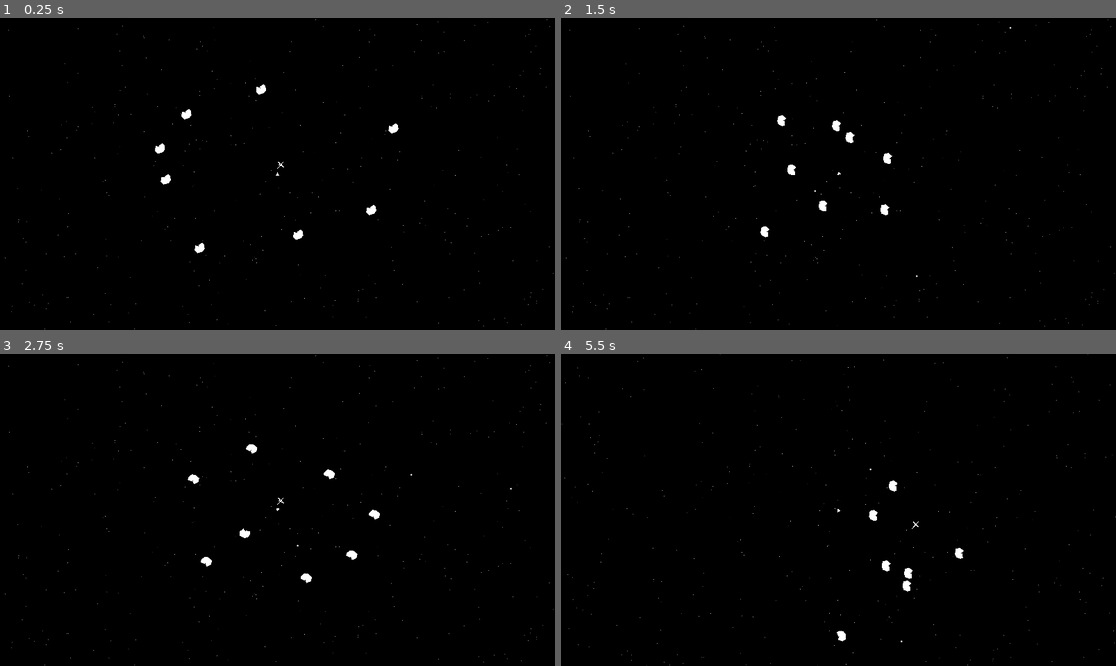
Above: before the commit, frames 1-4 (two rows, left to right).
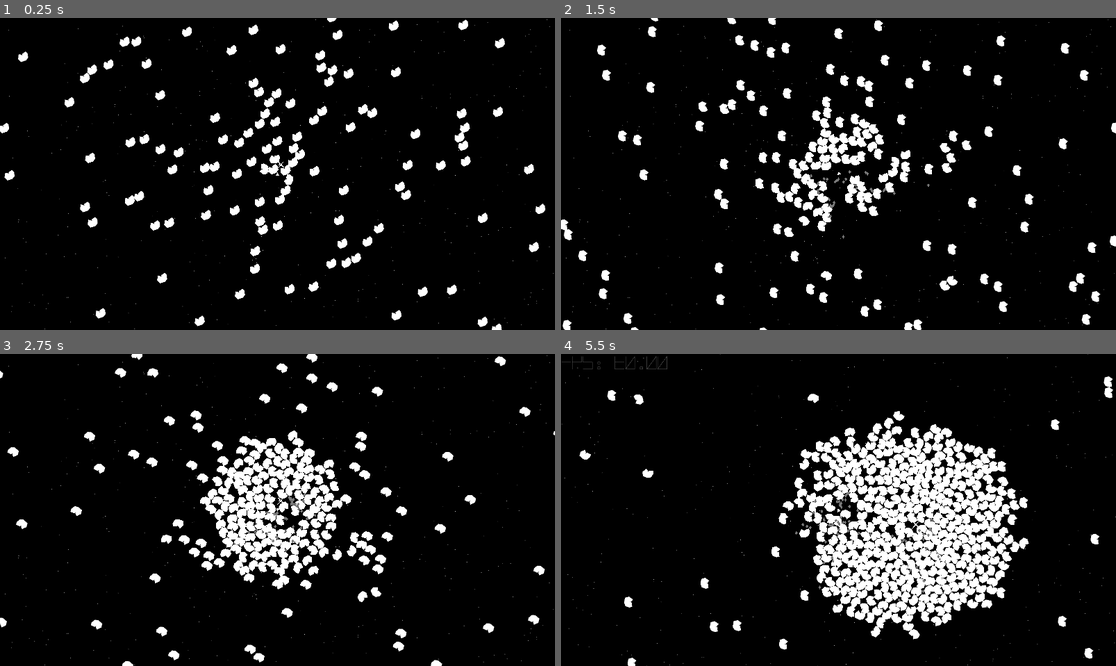
Above: after the commit, the same moments.

Repository: IQpierce/owl
Game: Godot game, scene res://scenes/big_wrapping_area.tscn
Same seed, same stepped clock (60 frames per second), same inputs: the game is played once before the commit and once after it.
Inputs:
- Up to frame 1 (0.25 s): no input
- Up to frame 2 (1.5 s): hold Right (turn_right) 0.53-1.28 s; hold Space (shoot) 0.53-1.28 s; hold Left (turn_left) from 1.28 s (still down); tap Space (shoot) at 1.35 s
- Up to frame 3 (2.75 s): release Left (turn_left) at 2.03 s; hold Right (turn_right) from 2.03 s (still down); hold Space (shoot) from 2.03 s (still down)
- Up to frame 4 (5.5 s): release Right (turn_right) at 2.78 s; release Space (shoot) at 2.78 s; hold Up (thrust) 2.78-3.53 s; tap Space (shoot) at 2.85, 4.35 s; hold Space (shoot) 3.53-4.28 s; hold Left (turn_left) from 3.53 s (still down); tap F1 (debug_toggle_fps_display, bound only after the commit) at 4.15 s; hold Space (shoot) from 5.03 s (still down)

The runs differ from the first frame. In frame 1, 5.1% of the frame differs, in the area x 0-99%, y 0-100%; in frame 2, 6.8%; in frame 3, 9.1%; in frame 4, 17%, in the area x 0-100%, y 0-100%.

Commit message:
fps counter, various other iterations from 1/9 and 1/10 streams 🦉

Diff:
--- a/packedscenes/asteroid.tscn
+++ b/packedscenes/asteroid.tscn
@@ -7,7 +7,7 @@
 [node name="Asteroid" type="RigidBody2D"]
 collision_layer = 2
 collision_mask = 3
-mass = 0.5
+mass = 4.0
 physics_material_override = ExtResource("1_ner6d")
 inertia = 8064.72
 freeze_mode = 1
--- a/packedscenes/bullet.tscn
+++ b/packedscenes/bullet.tscn
@@ -25,6 +25,7 @@
 shape = SubResource("CircleShape2D_kybcg")
 
 [node name="Sprite2D" type="Sprite2D" parent="."]
+position = Vector2(1, 0)
 scale = Vector2(0.03, 0.03)
 texture = ExtResource("1_edr17")
 
--- /dev/null
+++ b/packedscenes/hud.tscn
@@ -0,0 +1,22 @@
+[gd_scene load_steps=4 format=3 uid="uid://cv5asni7oqeby"]
+
+[ext_resource type="Script" path="res://scripts/HUD.gd" id="1_ohgch"]
+[ext_resource type="FontFile" uid="uid://bfc5s6j3cdokw" path="res://fonts/Vectorb.ttf" id="2_ebi6m"]
+
+[sub_resource type="LabelSettings" id="LabelSettings_pl6hg"]
+font = ExtResource("2_ebi6m")
+font_size = 48
+font_color = Color(0.588235, 0.588235, 0.588235, 1)
+outline_size = 2
+outline_color = Color(0, 0, 0, 1)
+
+[node name="HUD" type="CanvasLayer" node_paths=PackedStringArray("debug_fps_label")]
+script = ExtResource("1_ohgch")
+debug_fps_label = NodePath("FPS")
+
+[node name="FPS" type="Label" parent="."]
+visible = false
+offset_right = 40.0
+offset_bottom = 23.0
+text = "FPS: 88"
+label_settings = SubResource("LabelSettings_pl6hg")
--- a/packedscenes/player.tscn
+++ b/packedscenes/player.tscn
@@ -7,8 +7,8 @@
 
 [node name="Player" instance=ExtResource("1_5vrjf")]
 script = ExtResource("2_7yjal")
-thrust_speed = 750
-turn_speed = 30
+thrust_speed = 750.0
+turn_speed = 30.0
 
 [node name="ThrustTriangle" type="Polygon2D" parent="." index="0"]
 visible = false
@@ -22,7 +22,7 @@
 script = ExtResource("3_r8khv")
 shot_proto = ExtResource("3_0fbu5")
 shot_force = 1200.0
-cooldown_duration_secs = 0.275
+cooldown_duration_secs = 0.028
 inherit_velocity = NodePath("..")
 shot_parent = NodePath("..")
 
--- a/packedscenes/tiny_sun.tscn
+++ b/packedscenes/tiny_sun.tscn
@@ -5,7 +5,7 @@
 [sub_resource type="CircleShape2D" id="CircleShape2D_e5cdc"]
 
 [sub_resource type="RectangleShape2D" id="RectangleShape2D_3d2bo"]
-size = Vector2(1927, 1087)
+size = Vector2(963.5, 543.5)
 
 [node name="TinySun" type="StaticBody2D"]
 
--- a/physics_materials/rock.tres
+++ b/physics_materials/rock.tres
@@ -1,7 +1,7 @@
 [gd_resource type="PhysicsMaterial" format=3 uid="uid://d5h87yh5ctsf"]
 
 [resource]
-friction = 0.8
+friction = 5.0
 rough = true
 bounce = 0.1
 absorbent = true
--- a/project.godot
+++ b/project.godot
@@ -51,6 +51,11 @@
 "events": [Object(InputEventKey,"resource_local_to_scene":false,"resource_name":"","device":0,"window_id":0,"alt_pressed":false,"shift_pressed":false,"ctrl_pressed":false,"meta_pressed":false,"pressed":false,"keycode":0,"physical_keycode":32,"key_label":0,"unicode":0,"echo":false,"script":null)
 ]
 }
+debug_toggle_fps_display={
+"deadzone": 0.5,
+"events": [Object(InputEventKey,"resource_local_to_scene":false,"resource_name":"","device":0,"window_id":0,"alt_pressed":false,"shift_pressed":false,"ctrl_pressed":false,"meta_pressed":false,"pressed":false,"keycode":0,"physical_keycode":4194332,"key_label":0,"unicode":0,"echo":false,"script":null)
+]
+}
 
 [input_devices]
 
@@ -75,3 +80,4 @@
 renderer/rendering_method.mobile="gl_compatibility"
 environment/defaults/default_clear_color=Color(0, 0, 0, 1)
 viewport/hdr_2d=true
+anti_aliasing/quality/screen_space_aa=1
--- a/scenes/big_wrapping_area.tscn
+++ b/scenes/big_wrapping_area.tscn
@@ -7,12 +7,16 @@
 [ext_resource type="PackedScene" uid="uid://bptwcbjukx17w" path="res://packedscenes/tiny_sun.tscn" id="5_0c86p"]
 [ext_resource type="PackedScene" uid="uid://d4m1t88007x4m" path="res://packedscenes/star.tscn" id="6_86odn"]
 [ext_resource type="Script" path="res://scripts/util/SpawnRandomField.gd" id="6_q82vl"]
+[ext_resource type="PackedScene" uid="uid://cv5asni7oqeby" path="res://packedscenes/hud.tscn" id="8_k1cvn"]
 
 [sub_resource type="WorldBoundaryShape2D" id="WorldBoundaryShape2D_ed0ja"]
 custom_solver_bias = 0.1
 
 [sub_resource type="RectangleShape2D" id="RectangleShape2D_8n8cw"]
 size = Vector2(23040, 12960)
+
+[sub_resource type="CircleShape2D" id="CircleShape2D_xkjbt"]
+radius = 6400.0
 
 [node name="BigWrappingArea" type="Node2D"]
 script = ExtResource("1_w7ll5")
@@ -75,56 +79,37 @@
 position = Vector2(9600, 5400)
 
 [node name="Camera2D" type="Camera2D" parent="Player"]
-
-[node name="Asteroids" type="Node2D" parent="."]
-position = Vector2(8638, 4776)
-
-[node name="Asteroid" parent="Asteroids" instance=ExtResource("4_fnpcl")]
-position = Vector2(857, 327)
-linear_velocity = Vector2(210, 0)
-
-[node name="Asteroid2" parent="Asteroids" instance=ExtResource("4_fnpcl")]
-position = Vector2(609, 433)
-linear_velocity = Vector2(150, -75)
-
-[node name="Asteroid3" parent="Asteroids" instance=ExtResource("4_fnpcl")]
-position = Vector2(517, 571)
-linear_velocity = Vector2(150, -150)
-
-[node name="Asteroid4" parent="Asteroids" instance=ExtResource("4_fnpcl")]
-position = Vector2(583, 691)
-linear_velocity = Vector2(-50, -200)
-
-[node name="Asteroid5" parent="Asteroids" instance=ExtResource("4_fnpcl")]
-position = Vector2(725, 863)
-linear_velocity = Vector2(-150, 100)
-
-[node name="Asteroid6" parent="Asteroids" instance=ExtResource("4_fnpcl")]
-position = Vector2(1087, 841)
-linear_velocity = Vector2(-210, 0)
-
-[node name="Asteroid7" parent="Asteroids" instance=ExtResource("4_fnpcl")]
-position = Vector2(1329, 729)
-linear_velocity = Vector2(-150, 100)
-
-[node name="Asteroid8" parent="Asteroids" instance=ExtResource("4_fnpcl")]
-position = Vector2(1371, 419)
-linear_velocity = Vector2(0, 200)
+process_callback = 0
 
 [node name="TinySun" parent="." instance=ExtResource("5_0c86p")]
 position = Vector2(1, 1)
 
-[node name="Area2D" type="Area2D" parent="."]
+[node name="StarfieldBG" type="Area2D" parent="."]
+z_index = -100
 position = Vector2(9600, 5400)
 collision_layer = 0
 collision_mask = 0
 
-[node name="SpawnRandomStarField" type="CollisionShape2D" parent="Area2D"]
+[node name="SpawnRandomStarField" type="CollisionShape2D" parent="StarfieldBG"]
 shape = SubResource("RectangleShape2D_8n8cw")
 script = ExtResource("6_q82vl")
 num_to_spawn = 50000
 proto = ExtResource("6_86odn")
 
+[node name="AsteroidField" type="Area2D" parent="."]
+position = Vector2(9600, 5400)
+disable_mode = 1
+collision_layer = 0
+collision_mask = 0
+
+[node name="SpawnRandomAsteroidBelt" type="CollisionShape2D" parent="AsteroidField"]
+shape = SubResource("CircleShape2D_xkjbt")
+script = ExtResource("6_q82vl")
+num_to_spawn = 512
+proto = ExtResource("4_fnpcl")
+
+[node name="HUD" parent="." instance=ExtResource("8_k1cvn")]
+
 [connection signal="body_entered" from="WrappingWalls/BottomWrappingWall" to="WrappingWalls/BottomWrappingWall" method="on_body_entered"]
 [connection signal="body_entered" from="WrappingWalls/TopWrappingWall" to="WrappingWalls/TopWrappingWall" method="on_body_entered"]
 [connection signal="body_entered" from="WrappingWalls/RightWrappingWall" to="WrappingWalls/RightWrappingWall" method="on_body_entered"]
--- a/scenes/wrapping_screen_test.tscn
+++ b/scenes/wrapping_screen_test.tscn
@@ -1,9 +1,10 @@
-[gd_scene load_steps=6 format=3 uid="uid://ct07g6ir65aye"]
+[gd_scene load_steps=7 format=3 uid="uid://ct07g6ir65aye"]
 
 [ext_resource type="Script" path="res://scripts/WrappingWall.gd" id="1_6cr6p"]
 [ext_resource type="Script" path="res://scripts/OwlGame.gd" id="1_x2cv8"]
 [ext_resource type="PackedScene" uid="uid://jymuym62nmct" path="res://packedscenes/player.tscn" id="3_002p2"]
 [ext_resource type="PackedScene" uid="uid://cgjbstotnfcvd" path="res://packedscenes/asteroid.tscn" id="3_gacsu"]
+[ext_resource type="PackedScene" uid="uid://cv5asni7oqeby" path="res://packedscenes/hud.tscn" id="5_m00qi"]
 
 [sub_resource type="WorldBoundaryShape2D" id="WorldBoundaryShape2D_vbcit"]
 custom_solver_bias = 0.1
@@ -102,6 +103,8 @@
 [node name="Player" parent="." instance=ExtResource("3_002p2")]
 position = Vector2(977, 547)
 
+[node name="HUD" parent="." instance=ExtResource("5_m00qi")]
+
 [connection signal="body_entered" from="WrappingWalls/BottomWrappingWall" to="WrappingWalls/BottomWrappingWall" method="on_body_entered"]
 [connection signal="body_entered" from="WrappingWalls/TopWrappingWall" to="WrappingWalls/TopWrappingWall" method="on_body_entered"]
 [connection signal="body_entered" from="WrappingWalls/RightWrappingWall" to="WrappingWalls/RightWrappingWall" method="on_body_entered"]
--- /dev/null
+++ b/scripts/HUD.gd
@@ -0,0 +1,17 @@
+extends CanvasLayer
+
+@export var debug_fps_label:Label
+
+func _ready():
+	pass # Replace with function body.
+
+
+func _process(delta):
+
+	# TODO - This part is debug/cheat functionality...
+	# ...should compile out of "real" builds!
+	if Input.is_action_just_pressed("debug_toggle_fps_display"):
+		debug_fps_label.visible = !debug_fps_label.visible
+
+	if debug_fps_label.visible:
+		debug_fps_label.text = "FPS: %.02f" % (Engine.get_frames_per_second())
--- a/scripts/OwlGame.gd
+++ b/scripts/OwlGame.gd
@@ -4,6 +4,7 @@
 
 func _ready():
 	Input.set_mouse_mode(Input.MOUSE_MODE_HIDDEN)
+	Engine.max_fps = 60
 
 func reset_score():
 	current_score = 0
--- a/scripts/Player.gd
+++ b/scripts/Player.gd
@@ -2,8 +2,8 @@
 
 class_name Player
 
-@export var thrust_speed := 10
-@export var turn_speed := 10
+@export var thrust_speed:float
+@export var turn_speed:float
 
 var thrusting:bool
 
--- a/scripts/Thing.gd
+++ b/scripts/Thing.gd
@@ -51,8 +51,16 @@
 		die()
 
 func emit(packed_scene:PackedScene, global_position:Vector2):
+
+	var emit_owner:Node = owner
+
+	if (owner == null):
+		emit_owner = get_tree().current_scene
+
+	assert(emit_owner != null)
+
 	var emitted_instance:CollisionObject2D = packed_scene.instantiate()
-	owner.add_child(emitted_instance)
+	emit_owner.add_child(emitted_instance)
 
 	var emission_angle_degrees:float = randf_range(-emission_angle_range*0.5, emission_angle_range*0.5)
 	var emission_dist:float = randf_range(emission_dist_min, emission_dist_max)
--- /dev/null
+++ b/scripts/util/Randomness.gd
@@ -0,0 +1,6 @@
+class_name Randomness
+
+# Credit to angelonit here: https://www.reddit.com/r/godot/comments/vjge0n/could_anyone_share_some_code_for_finding_a/
+static func random_inside_unit_circle() -> Vector2:
+	var theta:float = randf() * 2 * PI
+	return Vector2(cos(theta), sin(theta)) * sqrt(randf())
--- a/scripts/util/SpawnRandomField.gd
+++ b/scripts/util/SpawnRandomField.gd
@@ -10,4 +10,12 @@
 		if rect_shape:
 			proto_instance.position.x = randf_range(-rect_shape.size.x * .5, rect_shape.size.x * .5)
 			proto_instance.position.y = randf_range(-rect_shape.size.y * .5, rect_shape.size.y * .5)
+		else:
+			var circle_shape:CircleShape2D = shape as CircleShape2D
+			if circle_shape:
+				var srpnow:Vector2 = Randomness.random_inside_unit_circle() * randf_range(0, circle_shape.radius)
+				proto_instance.position = srpnow
+			else:
+				printerr("ERROR: Unsupported shape type: " + proto_instance.to_string())
+
 		add_child(proto_instance)
Binary file added: fonts/Vectorb.ttf
Not shown, added: fonts/Vectorb.ttf.import
Not shown: 1 places in scenes/big_wrapping_area.tscn that only renumber resources
Not shown, removed: packedscenes/ast1828.tmp
Not shown, removed: packedscenes/astC35B.tmp
